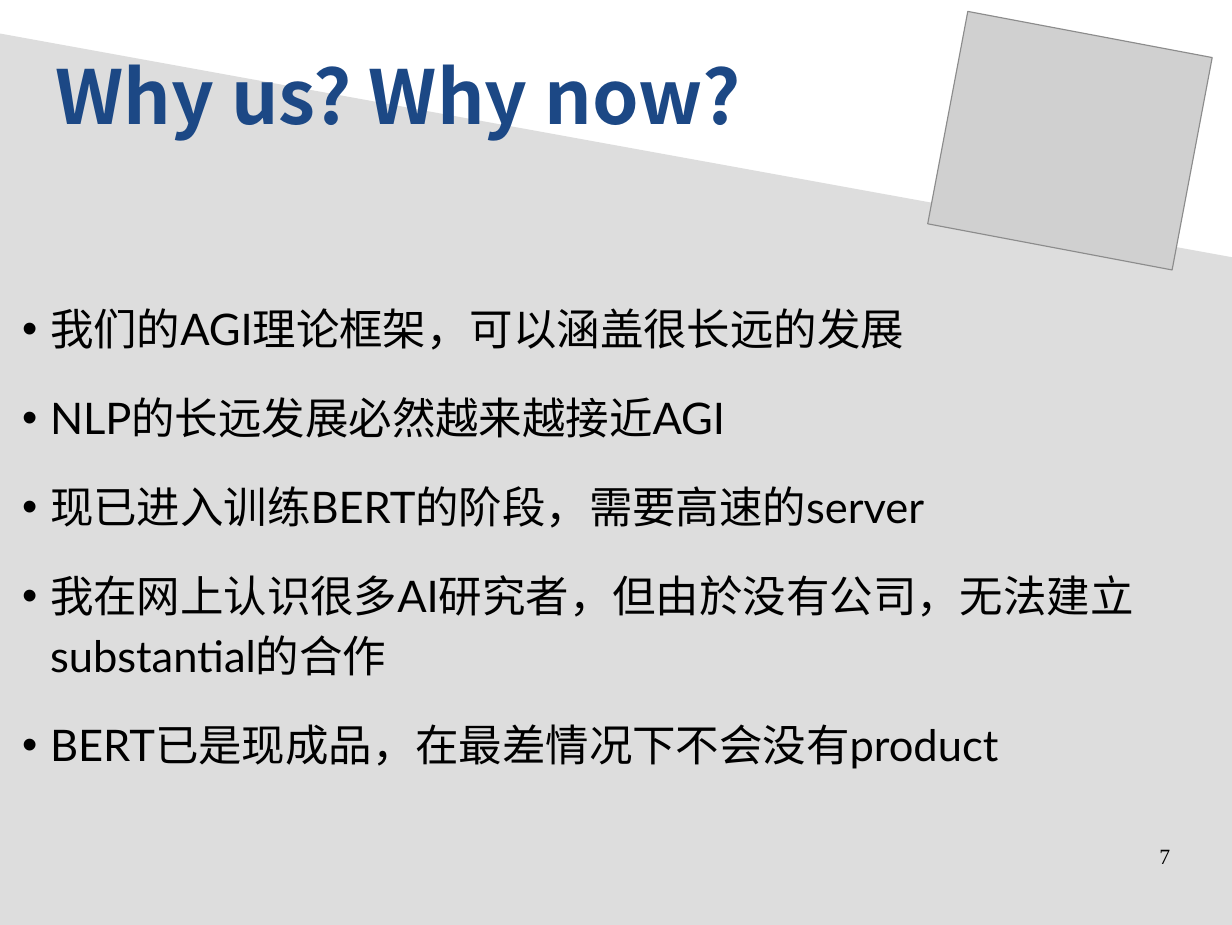
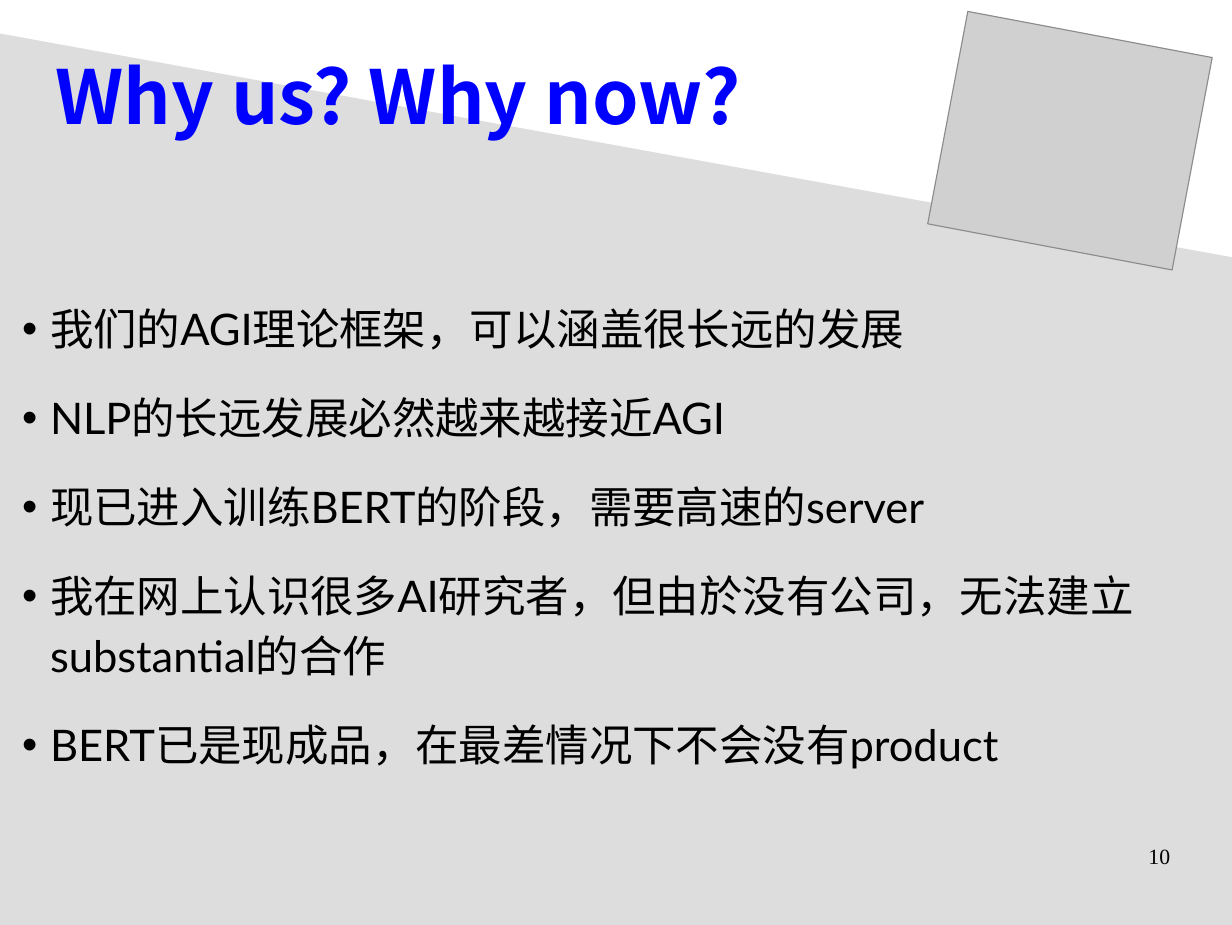
Before and after one commit to Cybernetic1/2020, a slide deck: slide 10 of General_Intelligence_biz-plan.odp (slide 7 before the commit). Drawn at 1232x925 pixels with LibreOffice and Linux fonts; fonts in the diff are those of the drawing; grey boxes stand for pictures. Boxes give left, top, right and bottom in pixels: in the first picture for what was removed or moved away, otherwise in the second. Text is boxed around its words. In the diff, an @@ line names an element or a change of style, - is before the commit and + after.

```diff
--- a/General_Intelligence_biz-plan.odp
+++ b/General_Intelligence_biz-plan.odp
@@ text "Why us? Why now?" at (56,64,741,141): text colour #1C4885 to #0000FF @@
@@ page number at (1148,849,1170,865): text changed @@
-7
+10
```
Also in this commit, not shown: 6 other slides changed, 5 slides added, 2 slides removed, 6 other files.
